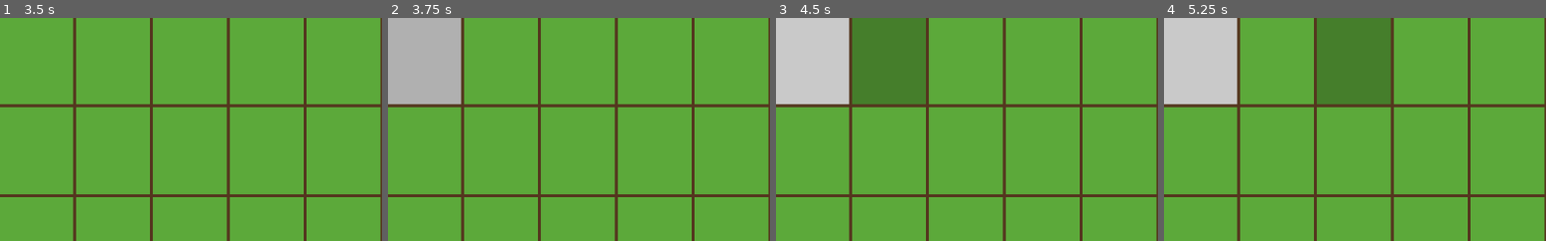
Above: before the commit, frames 1-4 (left to right).
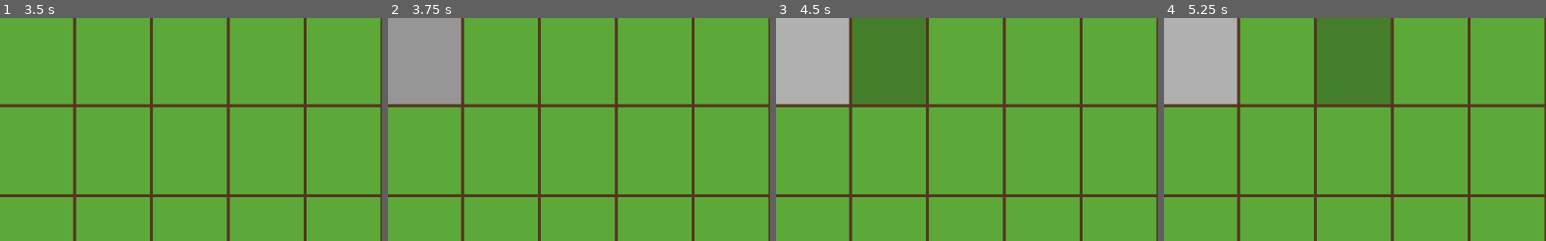
Above: after the commit, the same moments.

Repository: NicoleTomaszewski/GreenVsGreed
Game: Godot game, scene res://Scenes/Start Menu.tscn
Two runs of this game, one before a commit and one after it. Both use one fixed random seed, a clock stepped at 60 frames per second and the inputs below. The project has no main scene, so this scene is started directly.
Inputs (mouse positions are % of the whole screen's width and height, from its top left):
- Up to frame 1 (3.5 s): click "Create Game" at 0.5 s; click (50, 35) at 1.27 s; type "Alex" at 1.35 s; click (50, 61) at 1.5 s; type "12" at 1.58 s; click "Submit" at 2 s; click "Farm" at 2.75 s
- Up to frame 2 (3.75 s): click (5, 10) at 3.5 s
- Up to frame 3 (4.5 s): click (15, 10) at 4.25 s
- Up to frame 4 (5.25 s): click (25, 10) at 5 s
The pictures show only the part of the screen within x 0-50%, y 0-50%; the shares and areas given below are measured in that part.

Frame 1 is identical in both runs. In frame 2, 7.3% of the frame differs, in the area x 0-19%, y 0-39%; in frame 3, 7.3%; in frame 4, 7.3%.

Commit message:
trying to merge

Diff:
--- a/Scripts/Test Game.gd
+++ b/Scripts/Test Game.gd
@@ -3,16 +3,18 @@
 func _on_A1_button_up():
 
 	var box1 = StyleBoxFlat.new()
-	box1.bg_color = Color(0.79, 0.79, 0.79, 1)
+	box1.bg_color = Color(0.69, 0.69, 0.69, 1)
 	$"HBoxContainer/Grid/A 1-5/A1".set("custom_styles/normal", box1)
 
 	var box2 = StyleBoxFlat.new()
-	box2.bg_color = Color(0.69, 0.69, 0.69, 1)
+	box2.bg_color = Color(0.59, 0.59, 0.59, 1)
 	$"HBoxContainer/Grid/A 1-5/A1".set("custom_styles/hover", box2)
 
 	var box3 = StyleBoxFlat.new()
-	box3.bg_color = Color(0.59, 0.59, 0.59, 1)
+	box3.bg_color = Color(0.49, 0.49, 0.49, 1)
 	$"HBoxContainer/Grid/A 1-5/A1".set("custom_styles/pressed", box3)
+
+
 
 
 #func _on_A2_button_up():
